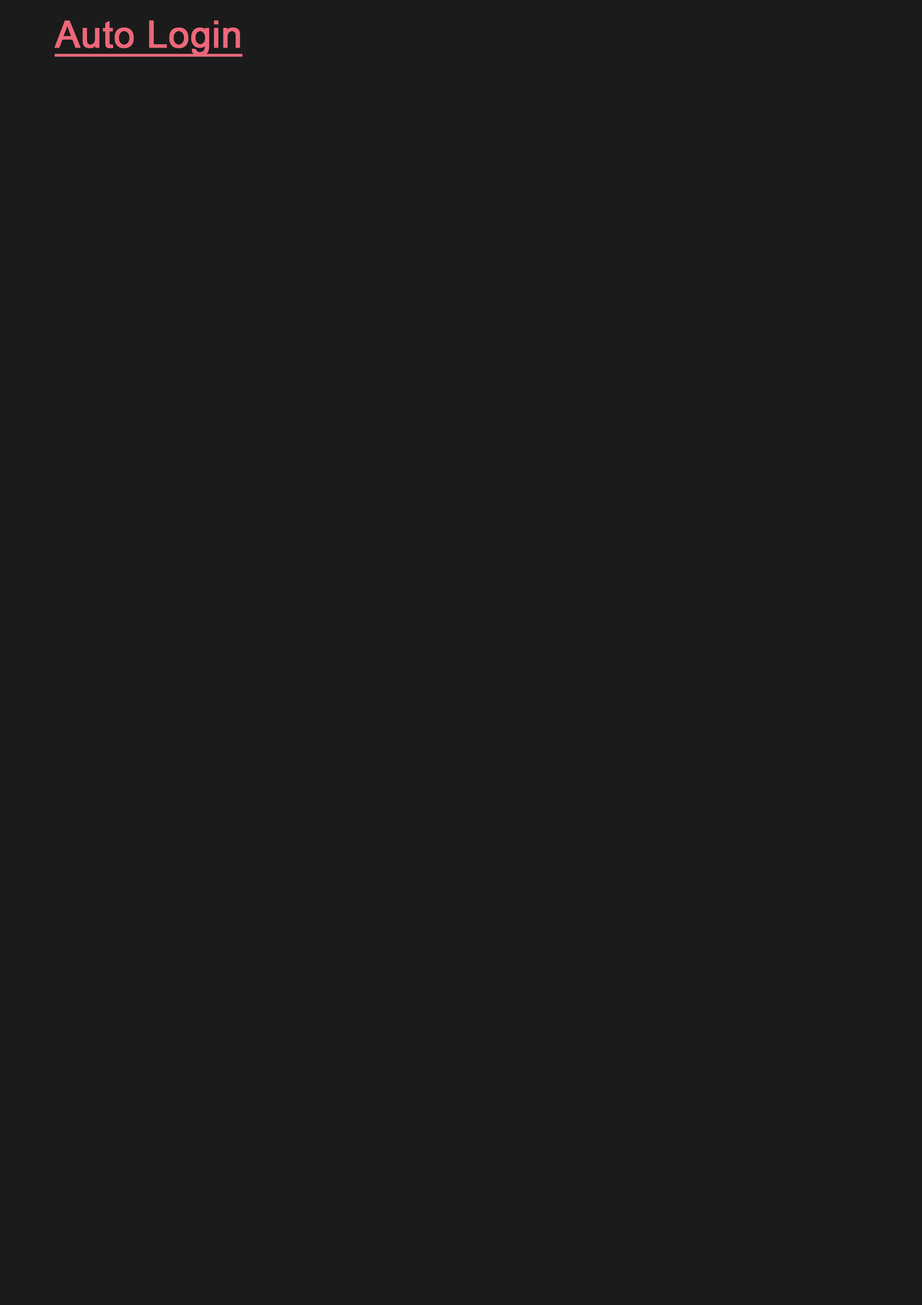
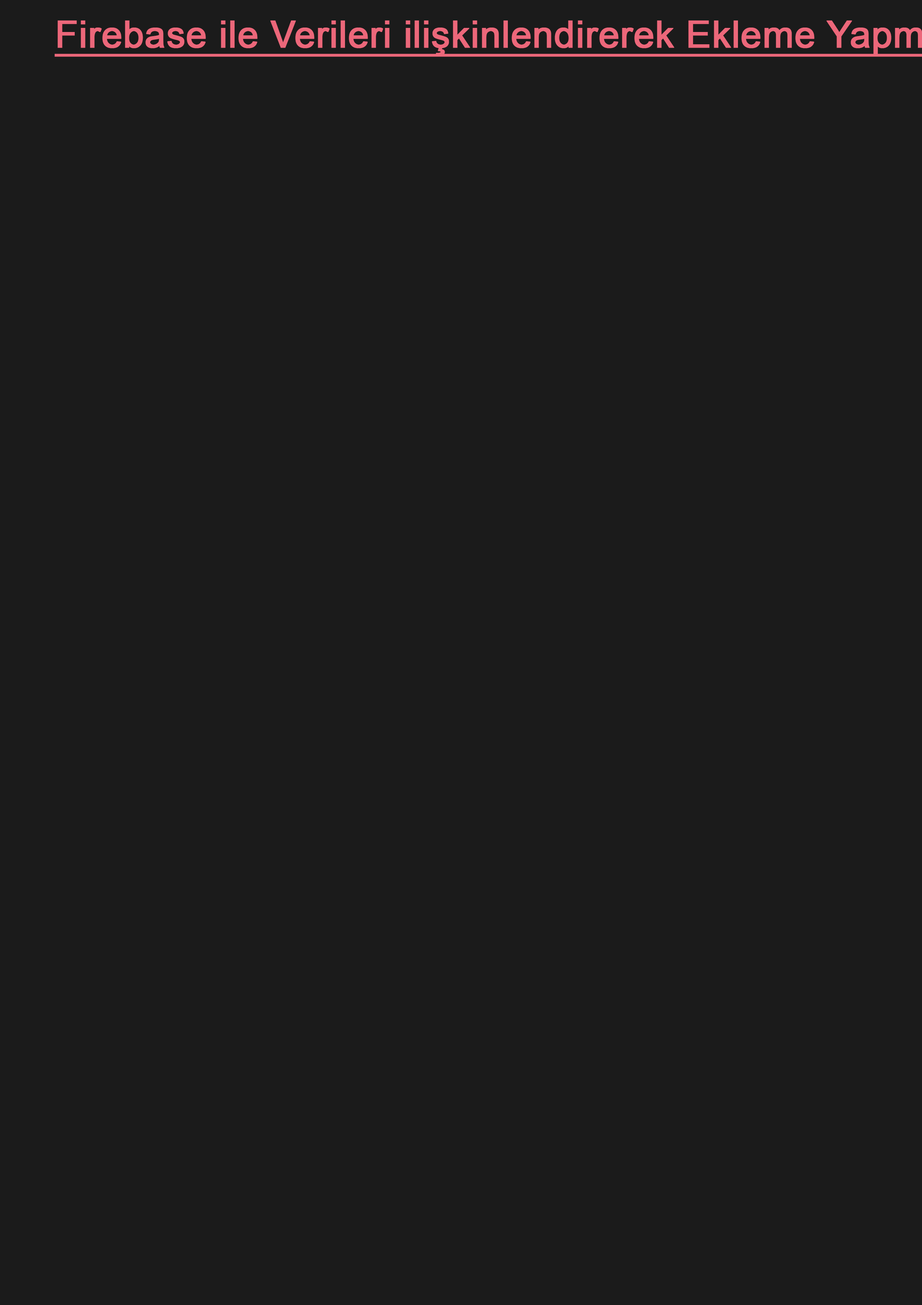
Layers edited between the first and the second 922 x 1305 image:
renamed "Auto Login" to "Firebase ile Verileri ilişkinlendirerek Ekleme Yapma", painted on it over [54,20,922,57]
